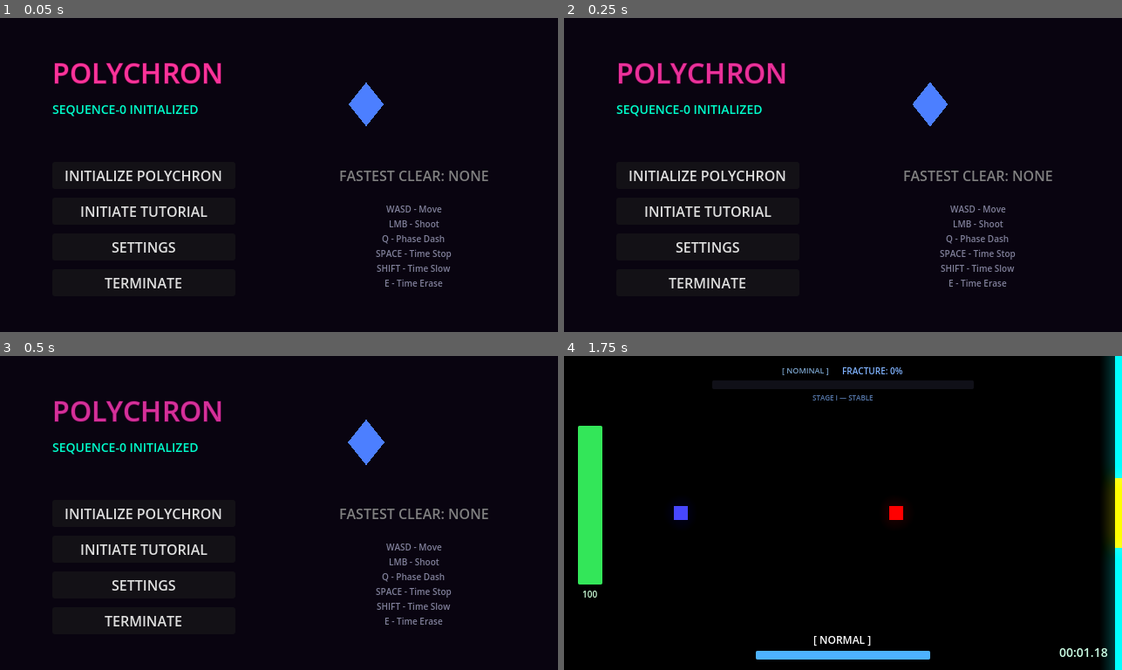
Above: before the commit, frames 1-4 (two rows, left to right).
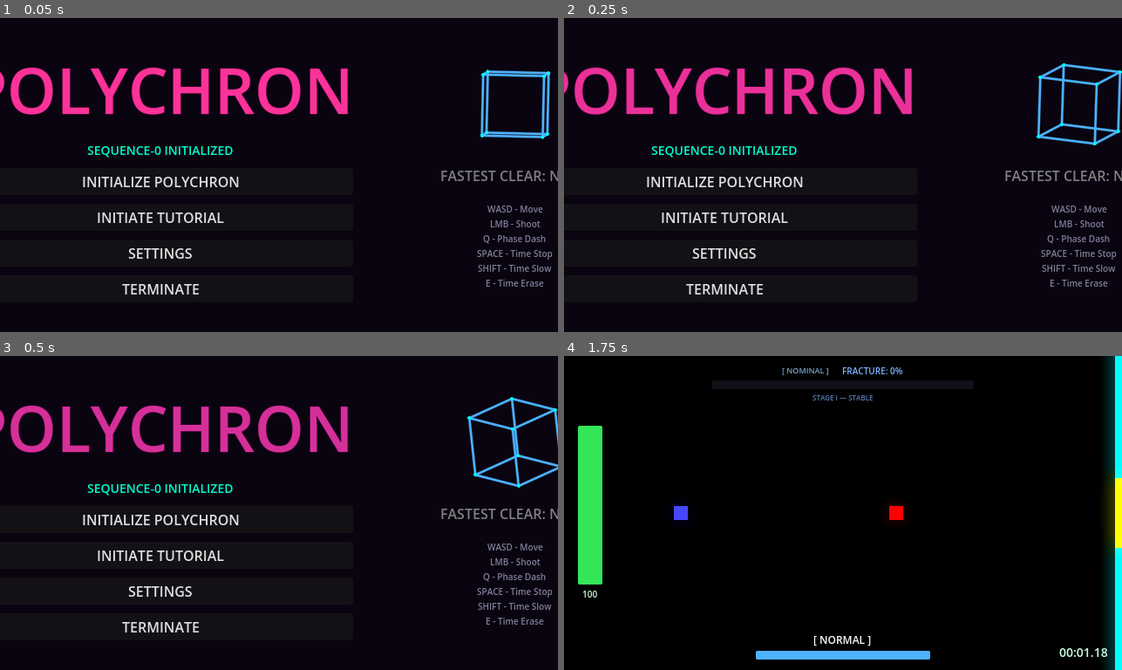
Above: after the commit, the same moments.

Repository: scarf-y/Polychron
Game: Godot game, scene res://scenes/ui/main_menu.tscn
The game is run twice, just before and just after one commit, with the same random seed, the same clock (stepped at 60 frames per second) and the same inputs.
Inputs (mouse positions are in pixels of both pictures, inside the frame that each line leads up to):
- Up to frame 1 (0.05 s): no input
- Up to frame 2 (0.25 s): no input
- Up to frame 3 (0.5 s): no input
- Up to frame 4 (1.75 s): click "INITIALIZE POLYCHRON" at 0.5 s; tap Enter at 1.25 s; move the mouse to (965, 497) at 1.27 s; hold D (move_right) from 1.28 s (still down); hold Enter from 1.28 s (still down)

The runs differ from the first frame. In frame 1, 11% of the frame differs, in the area x 0-100%, y 14-89%; in frame 2, 11%; in frame 3, 11%; in frame 4, nothing differs.

Commit message:
feat: increase title size and add 3D spinning cube preview

Diff:
--- a/scenes/ui/main_menu.tscn
+++ b/scenes/ui/main_menu.tscn
@@ -1,10 +1,10 @@
-[gd_scene load_steps=6 format=3]
+[gd_scene format=3 uid="uid://djcjxkbgia7eo"]
 
-[ext_resource type="Script" path="res://scripts/main_menu.gd" id="1_script"]
-[ext_resource type="AudioStream" path="res://assets/audio/chrono break.mp3" id="2_audio"]
+[ext_resource type="Script" uid="uid://cpw7enw6285ac" path="res://scripts/main_menu.gd" id="1_script"]
+[ext_resource type="AudioStream" uid="uid://ftwk6tlyyofm" path="res://assets/audio/chrono break.mp3" id="2_audio"]
 
 [sub_resource type="LabelSettings" id="LabelSettings_title"]
-font_size = 32
+font_size = 72
 font_color = Color(1, 0.2, 0.6, 1)
 outline_size = 3
 outline_color = Color(0.3, 0, 0.2, 1)
@@ -17,7 +17,7 @@
 font_size = 10
 font_color = Color(0.5, 0.5, 0.6, 1)
 
-[node name="MainMenu" type="Control"]
+[node name="MainMenu" type="Control" unique_id=1411845638]
 layout_mode = 3
 anchors_preset = 15
 anchor_right = 1.0
@@ -26,7 +26,7 @@
 grow_vertical = 2
 script = ExtResource("1_script")
 
-[node name="Background" type="ColorRect" parent="."]
+[node name="Background" type="ColorRect" parent="." unique_id=740767742]
 layout_mode = 1
 anchors_preset = 15
 anchor_right = 1.0
@@ -35,7 +35,7 @@
 grow_vertical = 2
 color = Color(0.02, 0.01, 0.05, 1)
 
-[node name="ParticleOverlay" type="ColorRect" parent="."]
+[node name="ParticleOverlay" type="ColorRect" parent="." unique_id=1024946292]
 layout_mode = 1
 anchors_preset = 15
 anchor_right = 1.0
@@ -44,7 +44,7 @@
 grow_vertical = 2
 color = Color(0.05, 0.02, 0.08, 0.5)
 
-[node name="MainHBox" type="HBoxContainer" parent="."]
+[node name="MainHBox" type="HBoxContainer" parent="." unique_id=1161423647]
 layout_mode = 1
 anchors_preset = 15
 anchor_right = 1.0
@@ -56,68 +56,66 @@
 theme_override_constants/separation = 100
 alignment = 1
 
-[node name="LeftVBox" type="VBoxContainer" parent="MainHBox"]
+[node name="LeftVBox" type="VBoxContainer" parent="MainHBox" unique_id=373370158]
 layout_mode = 2
 size_flags_horizontal = 3
 theme_override_constants/separation = 10
 alignment = 1
 
-[node name="TitleLabel" type="Label" parent="MainHBox/LeftVBox"]
+[node name="TitleLabel" type="Label" parent="MainHBox/LeftVBox" unique_id=301491411]
 layout_mode = 2
 text = "POLYCHRON"
 label_settings = SubResource("LabelSettings_title")
+horizontal_alignment = 1
 
-[node name="SubtitleLabel" type="Label" parent="MainHBox/LeftVBox"]
+[node name="SubtitleLabel" type="Label" parent="MainHBox/LeftVBox" unique_id=647368057]
 layout_mode = 2
 text = "SEQUENCE-0 INITIALIZED"
 label_settings = SubResource("LabelSettings_sub")
+horizontal_alignment = 1
 
-[node name="Spacer" type="Control" parent="MainHBox/LeftVBox"]
-custom_minimum_size = Vector2(0, 30)
-layout_mode = 2
-
-[node name="VBoxContainer" type="VBoxContainer" parent="MainHBox/LeftVBox"]
+[node name="VBoxContainer" type="VBoxContainer" parent="MainHBox/LeftVBox" unique_id=73189673]
 layout_mode = 2
 theme_override_constants/separation = 10
 
-[node name="StartButton" type="Button" parent="MainHBox/LeftVBox/VBoxContainer"]
+[node name="StartButton" type="Button" parent="MainHBox/LeftVBox/VBoxContainer" unique_id=2064109758]
 custom_minimum_size = Vector2(180, 0)
 layout_mode = 2
 text = "INITIALIZE POLYCHRON"
 
-[node name="TutorialButton" type="Button" parent="MainHBox/LeftVBox/VBoxContainer"]
+[node name="TutorialButton" type="Button" parent="MainHBox/LeftVBox/VBoxContainer" unique_id=1657290049]
 layout_mode = 2
 text = "INITIATE TUTORIAL"
 
-[node name="SettingsButton" type="Button" parent="MainHBox/LeftVBox/VBoxContainer"]
+[node name="SettingsButton" type="Button" parent="MainHBox/LeftVBox/VBoxContainer" unique_id=832325446]
 layout_mode = 2
 text = "SETTINGS"
 
-[node name="QuitButton" type="Button" parent="MainHBox/LeftVBox/VBoxContainer"]
+[node name="QuitButton" type="Button" parent="MainHBox/LeftVBox/VBoxContainer" unique_id=1140944457]
 layout_mode = 2
 text = "TERMINATE"
 
-[node name="RightVBox" type="VBoxContainer" parent="MainHBox"]
+[node name="RightVBox" type="VBoxContainer" parent="MainHBox" unique_id=53612658]
 layout_mode = 2
 size_flags_horizontal = 3
 theme_override_constants/separation = 20
 alignment = 1
 
-[node name="PlayerPreviewContainer" type="Control" parent="MainHBox/RightVBox"]
+[node name="PlayerPreviewContainer" type="Control" parent="MainHBox/RightVBox" unique_id=1922670660]
 custom_minimum_size = Vector2(100, 100)
 layout_mode = 2
 
-[node name="PlayerPoly" type="Polygon2D" parent="MainHBox/RightVBox/PlayerPreviewContainer"]
-position = Vector2(50, 50)
+[node name="PlayerPoly" type="Polygon2D" parent="MainHBox/RightVBox/PlayerPreviewContainer" unique_id=1170953560]
+position = Vector2(98, 52)
 color = Color(0.3, 0.5, 1, 1)
-polygon = PackedVector2Array(0, -25, 20, 0, 0, 25, -20, 0)
+polygon = PackedVector2Array(0, -25, 20, -38, 34, -8, 1, 28, -21, 29, -23, -24)
 
-[node name="BestTimeLabel" type="Label" parent="MainHBox/RightVBox"]
+[node name="BestTimeLabel" type="Label" parent="MainHBox/RightVBox" unique_id=122374007]
 layout_mode = 2
 text = "FASTEST CLEAR: NONE"
 horizontal_alignment = 1
 
-[node name="ControlsLabel" type="Label" parent="MainHBox/RightVBox"]
+[node name="ControlsLabel" type="Label" parent="MainHBox/RightVBox" unique_id=1412860406]
 layout_mode = 2
 text = "WASD - Move
 LMB - Shoot
@@ -128,11 +126,11 @@
 label_settings = SubResource("LabelSettings_controls")
 horizontal_alignment = 1
 
-[node name="BGMPlayer" type="AudioStreamPlayer" parent="."]
+[node name="BGMPlayer" type="AudioStreamPlayer" parent="." unique_id=2004583594]
 stream = ExtResource("2_audio")
 autoplay = true
 
-[node name="SettingsPanel" type="ColorRect" parent="."]
+[node name="SettingsPanel" type="ColorRect" parent="." unique_id=1380991097]
 visible = false
 layout_mode = 1
 anchors_preset = 8
@@ -144,9 +142,11 @@
 offset_top = -120.0
 offset_right = 150.0
 offset_bottom = 120.0
+grow_horizontal = 2
+grow_vertical = 2
 color = Color(0.05, 0.05, 0.1, 0.95)
 
-[node name="Border" type="ReferenceRect" parent="SettingsPanel"]
+[node name="Border" type="ReferenceRect" parent="SettingsPanel" unique_id=1731754498]
 layout_mode = 1
 anchors_preset = 15
 anchor_right = 1.0
@@ -156,7 +156,7 @@
 border_color = Color(0, 1, 0.8, 1)
 editor_only = false
 
-[node name="VBox" type="VBoxContainer" parent="SettingsPanel"]
+[node name="VBox" type="VBoxContainer" parent="SettingsPanel" unique_id=128975200]
 layout_mode = 1
 anchors_preset = 15
 anchor_right = 1.0
@@ -169,31 +169,31 @@
 grow_vertical = 2
 theme_override_constants/separation = 12
 
-[node name="Title" type="Label" parent="SettingsPanel/VBox"]
+[node name="Title" type="Label" parent="SettingsPanel/VBox" unique_id=390081996]
 layout_mode = 2
 text = "SETTINGS"
 horizontal_alignment = 1
 
-[node name="MusicCheck" type="CheckBox" parent="SettingsPanel/VBox"]
+[node name="MusicCheck" type="CheckBox" parent="SettingsPanel/VBox" unique_id=760812123]
 layout_mode = 2
+button_pressed = true
 text = "Enable Music"
+
+[node name="ShakeCheck" type="CheckBox" parent="SettingsPanel/VBox" unique_id=663469349]
+layout_mode = 2
 button_pressed = true
+text = "Enable Screenshake"
 
-[node name="ShakeCheck" type="CheckBox" parent="SettingsPanel/VBox"]
-layout_mode = 2
-text = "Enable Screenshake"
-button_pressed = true
-
-[node name="VolLabel" type="Label" parent="SettingsPanel/VBox"]
+[node name="VolLabel" type="Label" parent="SettingsPanel/VBox" unique_id=625364899]
 layout_mode = 2
 text = "Master Volume"
 
-[node name="VolSlider" type="HSlider" parent="SettingsPanel/VBox"]
+[node name="VolSlider" type="HSlider" parent="SettingsPanel/VBox" unique_id=1855912381]
 layout_mode = 2
 max_value = 1.0
 step = 0.05
 value = 1.0
 
-[node name="CloseSettings" type="Button" parent="SettingsPanel/VBox"]
+[node name="CloseSettings" type="Button" parent="SettingsPanel/VBox" unique_id=964895843]
 layout_mode = 2
 text = "CLOSE"
--- a/scripts/main_menu.gd
+++ b/scripts/main_menu.gd
@@ -20,6 +20,19 @@
 @onready var subtitle_label: Label = $MainHBox/LeftVBox/SubtitleLabel
 @onready var best_time_label: Label = $MainHBox/RightVBox/BestTimeLabel
 @onready var player_poly: Polygon2D = $MainHBox/RightVBox/PlayerPreviewContainer/PlayerPoly
+@onready var cube_container: Control = $MainHBox/RightVBox/PlayerPreviewContainer
+
+# --- Cube Data ---
+var _cube_rotation: Vector3 = Vector3.ZERO
+var _cube_vertices: Array[Vector3] = [
+	Vector3(-1, -1, -1), Vector3(1, -1, -1), Vector3(1, 1, -1), Vector3(-1, 1, -1),
+	Vector3(-1, -1, 1), Vector3(1, -1, 1), Vector3(1, 1, 1), Vector3(-1, 1, 1)
+]
+var _cube_edges: Array[Array] = [
+	[0, 1], [1, 2], [2, 3], [3, 0],
+	[4, 5], [5, 6], [6, 7], [7, 4],
+	[0, 4], [1, 5], [2, 6], [3, 7]
+]
 
 func _ready() -> void:
 	start_button.pressed.connect(_on_start_pressed)
@@ -44,14 +57,59 @@
 		best_time_label.text = "FASTEST CLEAR: NONE"
 		best_time_label.add_theme_color_override("font_color", Color(0.5, 0.5, 0.5))
 
-	# Animate Player Preview
-	var tween = player_poly.create_tween().set_loops()
-	tween.tween_property(player_poly, "scale", Vector2(1.1, 1.1), 1.0)
-	tween.tween_property(player_poly, "scale", Vector2(1.0, 1.0), 1.0)
+	# Hide static poly, we use custom draw
+	if player_poly:
+		player_poly.visible = false
+
+	# Connect draw signal
+	cube_container.draw.connect(_on_cube_draw)
 
 	# Ensure time is normal when returning to menu
 	Engine.time_scale = 1.0
 	TimeManager.game_is_active = false
+
+func _process(delta: float) -> void:
+	# Rotate the cube
+	_cube_rotation.x += delta * 1.0
+	_cube_rotation.y += delta * 1.5
+	_cube_rotation.z += delta * 0.5
+	cube_container.queue_redraw()
+
+func _on_cube_draw() -> void:
+	var center = cube_container.size / 2.0
+	var scale = 35.0
+
+	var projected_points: Array[Vector2] = []
+	for v in _cube_vertices:
+		# Rotate around X
+		var p = v
+		var x1 = p.x
+		var y1 = p.y * cos(_cube_rotation.x) - p.z * sin(_cube_rotation.x)
+		var z1 = p.y * sin(_cube_rotation.x) + p.z * cos(_cube_rotation.x)
+		p = Vector3(x1, y1, z1)
+
+		# Rotate around Y
+		var x2 = p.x * cos(_cube_rotation.y) + p.z * sin(_cube_rotation.y)
+		var y2 = p.y
+		var z2 = -p.x * sin(_cube_rotation.y) + p.z * cos(_cube_rotation.y)
+		p = Vector3(x2, y2, z2)
+
+		# Rotate around Z
+		var x3 = p.x * cos(_cube_rotation.z) - p.y * sin(_cube_rotation.z)
+		var y3 = p.x * sin(_cube_rotation.z) + p.y * cos(_cube_rotation.z)
+		var z3 = p.z
+
+		projected_points.append(center + Vector2(x3, y3) * scale)
+
+	# Draw edges
+	for edge in _cube_edges:
+		var p1 = projected_points[edge[0]]
+		var p2 = projected_points[edge[1]]
+		cube_container.draw_line(p1, p2, Color(0.3, 0.7, 1.0), 1.5, true)
+
+	# Draw vertices (dots)
+	for p in projected_points:
+		cube_container.draw_circle(p, 2.0, Color(0, 1, 1))
 
 func _load_settings() -> void:
 	var gs = get_node_or_null("/root/GlobalSettings")
